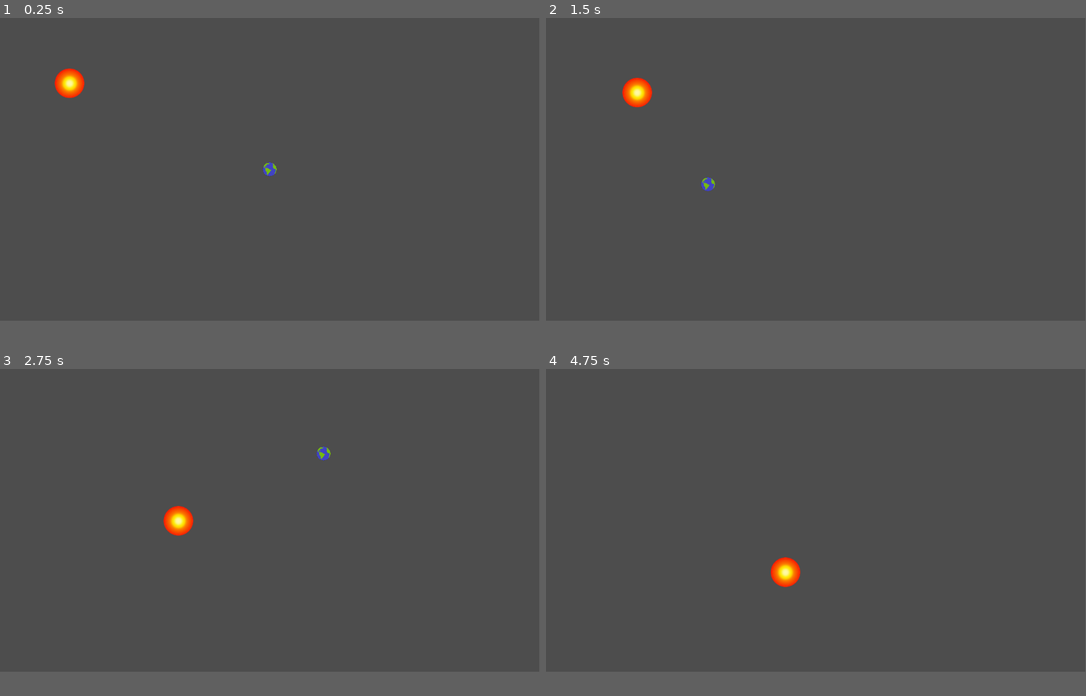
Above: before the commit, frames 1-4 (two rows, left to right).
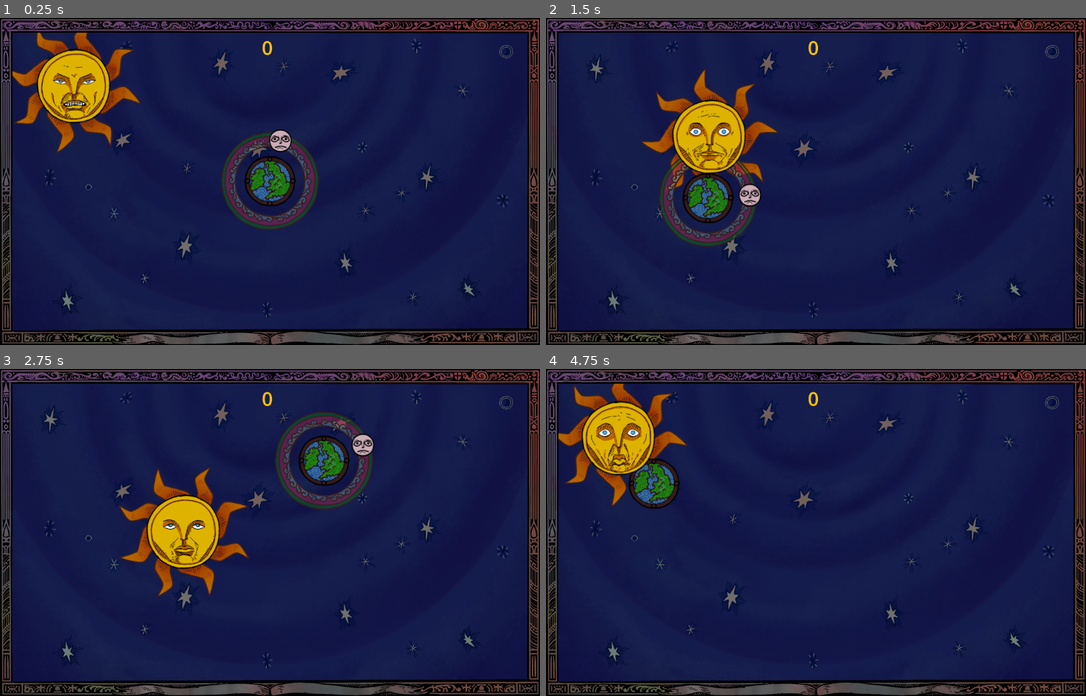
Above: after the commit, the same moments.

Repository: tfr8811/Geocentrism
Game: Godot game, scene res://Scenes/Level.tscn
The game is run twice, just before and just after one commit, with the same random seed, the same clock (stepped at 60 frames per second) and the same inputs. Before the commit the project has no main scene; this scene is started directly in both runs.
Inputs (mouse positions are in pixels of both pictures, inside the frame that each line leads up to):
- Up to frame 1 (0.25 s): no input
- Up to frame 2 (1.5 s): move the mouse to (934, 155) at 0.52 s; move the mouse to (708, 184) at 1.27 s
- Up to frame 3 (2.75 s): move the mouse to (324, 454) at 2.02 s
- Up to frame 4 (4.75 s): move the mouse to (789, 581) at 2.77 s; move the mouse to (978, 565) at 3.52 s; move the mouse to (654, 473) at 4.27 s
In our replay, the window is 799x449 before the commit and 800x485 after it. These sizes can differ from the game's own. Grey fills any space a smaller window leaves; there, only what the larger window draws over its background counts as a difference.

The runs differ from the first frame. In frame 1, 96% of the frame differs, in the area x 0-100%, y 0-100%; in frame 2, 96%; in frame 3, 96%; in frame 4, 96%.

Commit message:
Initial prototype

Diff:
--- /dev/null
+++ b/Assets/Materials/bouncy.tres
@@ -0,0 +1,5 @@
+[gd_resource type="PhysicsMaterial" format=3 uid="uid://4u3624px4dri"]
+
+[resource]
+friction = 0.5
+bounce = 0.5
--- a/Autoload/GlobalWorldState.gd
+++ b/Autoload/GlobalWorldState.gd
@@ -1,2 +1,3 @@
 extends Node
 var Player
+var Score = 0
--- /dev/null
+++ b/Scenes/BigBitch.tscn
@@ -0,0 +1,69 @@
+[gd_scene load_steps=12 format=3 uid="uid://bf2n33c8was3f"]
+
+[ext_resource type="PhysicsMaterial" uid="uid://4u3624px4dri" path="res://Assets/Materials/bouncy.tres" id="1_php2e"]
+[ext_resource type="Script" uid="uid://bn5i72m3dsptw" path="res://Scenes/big_bitch.gd" id="1_x7uky"]
+[ext_resource type="Texture2D" uid="uid://bb5ixmmfbrah3" path="res://Scenes/BigBitch1.png" id="2_php2e"]
+[ext_resource type="Texture2D" uid="uid://cvjr5yqygnw0h" path="res://Assets/Sprites/Gore/GORE 01.png" id="3_pwik0"]
+[ext_resource type="Texture2D" uid="uid://ds57inc7am6dx" path="res://Assets/Sprites/Gore/GORE 02.png" id="4_4oa6l"]
+[ext_resource type="Texture2D" uid="uid://cdybam1a6wkk4" path="res://Assets/Sprites/BigBitch2.png" id="4_cnx81"]
+[ext_resource type="Texture2D" uid="uid://dslx2w3m207dv" path="res://Assets/Sprites/BigBitch3.png" id="5_drwwu"]
+[ext_resource type="Texture2D" uid="uid://n6nknay7j502" path="res://Assets/Sprites/Gore/GORE 03.png" id="5_sjim2"]
+[ext_resource type="Texture2D" uid="uid://bby78b73xtvms" path="res://Assets/Sprites/Gore/GORE 04.png" id="6_a2kul"]
+
+[sub_resource type="CircleShape2D" id="CircleShape2D_mdav4"]
+radius = 68.593
+
+[sub_resource type="SpriteFrames" id="SpriteFrames_drwwu"]
+animations = [{
+"frames": [{
+"duration": 1.0,
+"texture": ExtResource("3_pwik0")
+}, {
+"duration": 1.0,
+"texture": ExtResource("4_4oa6l")
+}, {
+"duration": 1.0,
+"texture": ExtResource("5_sjim2")
+}, {
+"duration": 1.0,
+"texture": ExtResource("6_a2kul")
+}],
+"loop": false,
+"name": &"death",
+"speed": 5.0
+}, {
+"frames": [{
+"duration": 1.0,
+"texture": ExtResource("2_php2e")
+}],
+"loop": true,
+"name": &"default",
+"speed": 5.0
+}, {
+"frames": [{
+"duration": 1.0,
+"texture": ExtResource("4_cnx81")
+}, {
+"duration": 1.0,
+"texture": ExtResource("5_drwwu")
+}],
+"loop": false,
+"name": &"low_health",
+"speed": 2.0
+}]
+
+[node name="BigBitch" type="RigidBody2D" node_paths=PackedStringArray("sprite", "hitbox") groups=["Damageable", "Enemy"]]
+physics_material_override = ExtResource("1_php2e")
+gravity_scale = 0.0
+script = ExtResource("1_x7uky")
+sprite = NodePath("AnimatedSprite2D")
+hitbox = NodePath("CollisionShape2D")
+
+[node name="CollisionShape2D" type="CollisionShape2D" parent="."]
+shape = SubResource("CircleShape2D_mdav4")
+
+[node name="AnimatedSprite2D" type="AnimatedSprite2D" parent="."]
+scale = Vector2(0.5, 0.5)
+sprite_frames = SubResource("SpriteFrames_drwwu")
+
+[connection signal="animation_finished" from="AnimatedSprite2D" to="." method="_on_animated_sprite_2d_animation_finished"]
--- a/Scenes/Demon.tscn
+++ b/Scenes/Demon.tscn
@@ -1,14 +1,78 @@
-[gd_scene load_steps=3 format=3 uid="uid://drsohu3rcyap8"]
+[gd_scene load_steps=11 format=3 uid="uid://drsohu3rcyap8"]
 
-[ext_resource type="Texture2D" uid="uid://d8nyslqcursp" path="res://Assets/Sprites/SpaceDemon.png" id="1_3ii62"]
+[ext_resource type="Script" uid="uid://pnr1ox80xigy" path="res://Scenes/demon.gd" id="1_t86be"]
+[ext_resource type="Texture2D" uid="uid://423tgcvt3nth" path="res://Assets/Sprites/BasicBitchEye.png" id="2_h2p1x"]
+[ext_resource type="Texture2D" uid="uid://bd8gov2xsxmh7" path="res://Assets/Sprites/BasicBitchFlesh.png" id="3_lac7u"]
+[ext_resource type="Texture2D" uid="uid://cvjr5yqygnw0h" path="res://Assets/Sprites/Gore/GORE 01.png" id="3_qivsn"]
+[ext_resource type="Texture2D" uid="uid://ds57inc7am6dx" path="res://Assets/Sprites/Gore/GORE 02.png" id="4_18aqy"]
+[ext_resource type="Texture2D" uid="uid://n6nknay7j502" path="res://Assets/Sprites/Gore/GORE 03.png" id="5_bas0j"]
+[ext_resource type="Texture2D" uid="uid://bby78b73xtvms" path="res://Assets/Sprites/Gore/GORE 04.png" id="6_37nmy"]
 
 [sub_resource type="CircleShape2D" id="CircleShape2D_7s0rx"]
+radius = 31.0161
 
-[node name="Demon" type="CharacterBody2D"]
+[sub_resource type="SpriteFrames" id="SpriteFrames_h2p1x"]
+animations = [{
+"frames": [],
+"loop": false,
+"name": &"death",
+"speed": 5.0
+}, {
+"frames": [{
+"duration": 1.0,
+"texture": ExtResource("2_h2p1x")
+}],
+"loop": true,
+"name": &"default",
+"speed": 5.0
+}]
+
+[sub_resource type="SpriteFrames" id="SpriteFrames_lac7u"]
+animations = [{
+"frames": [{
+"duration": 1.0,
+"texture": ExtResource("3_qivsn")
+}, {
+"duration": 1.0,
+"texture": ExtResource("4_18aqy")
+}, {
+"duration": 1.0,
+"texture": ExtResource("5_bas0j")
+}, {
+"duration": 1.0,
+"texture": ExtResource("6_37nmy")
+}],
+"loop": false,
+"name": &"death",
+"speed": 5.0
+}, {
+"frames": [{
+"duration": 1.0,
+"texture": ExtResource("3_lac7u")
+}],
+"loop": true,
+"name": &"default",
+"speed": 5.0
+}]
+
+[node name="Demon" type="CharacterBody2D" node_paths=PackedStringArray("eyeSprite", "fleshSprite", "hitbox") groups=["Damageable", "Enemy"]]
+script = ExtResource("1_t86be")
+eyeSprite = NodePath("EyeAnim")
+fleshSprite = NodePath("FleshAnim")
+hitbox = NodePath("CollisionShape2D")
 
 [node name="CollisionShape2D" type="CollisionShape2D" parent="."]
 shape = SubResource("CircleShape2D_7s0rx")
 
-[node name="Sprite2D" type="Sprite2D" parent="."]
-scale = Vector2(0.15, 0.15)
-texture = ExtResource("1_3ii62")
+[node name="EyeAnim" type="AnimatedSprite2D" parent="."]
+scale = Vector2(0.5, 0.5)
+sprite_frames = SubResource("SpriteFrames_h2p1x")
+offset = Vector2(0, 1.75)
+
+[node name="FleshAnim" type="AnimatedSprite2D" parent="."]
+z_index = 1
+scale = Vector2(0.5, 0.5)
+sprite_frames = SubResource("SpriteFrames_lac7u")
+offset = Vector2(0, 1.75)
+
+[connection signal="animation_finished" from="FleshAnim" to="." method="_on_flesh_anim_animation_finished"]
--- a/Scenes/Level.tscn
+++ b/Scenes/Level.tscn
@@ -1,7 +1,12 @@
-[gd_scene load_steps=3 format=3 uid="uid://d27qbs5ly5mn7"]
+[gd_scene load_steps=8 format=3 uid="uid://d27qbs5ly5mn7"]
 
 [ext_resource type="PackedScene" uid="uid://b0q6s5vhq6tjc" path="res://Scenes/Player.tscn" id="1_vsvp5"]
 [ext_resource type="PackedScene" uid="uid://xgeq6ykqykqx" path="res://Scenes/Sun.tscn" id="2_vsvp5"]
+[ext_resource type="Script" uid="uid://be7b7xsjsbxrb" path="res://Scenes/demon_spawner.gd" id="3_8rbpu"]
+[ext_resource type="Script" uid="uid://c1upygcptgtxn" path="res://Scenes/label.gd" id="4_fuudy"]
+[ext_resource type="Texture2D" uid="uid://c4h5mpg2pnn8u" path="res://Assets/Sprites/Background/BG_01.png" id="5_tj5wv"]
+[ext_resource type="Texture2D" uid="uid://1ks74ibutuog" path="res://Assets/Sprites/Background/BG_02.png" id="6_ienac"]
+[ext_resource type="Texture2D" uid="uid://dtmf1l68xkce0" path="res://Assets/Sprites/Background/BG_03.png" id="7_ienac"]
 
 [node name="Node2D" type="Node2D"]
 
@@ -10,3 +15,32 @@
 
 [node name="Sun" parent="." instance=ExtResource("2_vsvp5")]
 position = Vector2(147, 139)
+
+[node name="DemonSpawner" type="Node2D" parent="."]
+script = ExtResource("3_8rbpu")
+
+[node name="Label" type="Label" parent="."]
+offset_left = 525.0
+offset_top = 34.0
+offset_right = 584.0
+offset_bottom = 89.0
+theme_override_colors/font_color = Color(1, 0.760784, 0, 1)
+theme_override_font_sizes/font_size = 40
+text = "0"
+horizontal_alignment = 1
+script = ExtResource("4_fuudy")
+
+[node name="BG_01" type="Sprite2D" parent="."]
+z_index = -5
+texture = ExtResource("5_tj5wv")
+centered = false
+
+[node name="BG_02" type="Sprite2D" parent="."]
+z_index = 5
+texture = ExtResource("6_ienac")
+centered = false
+
+[node name="BG_03" type="Sprite2D" parent="."]
+z_index = -5
+texture = ExtResource("7_ienac")
+centered = false
--- a/Scenes/Player.tscn
+++ b/Scenes/Player.tscn
@@ -1,16 +1,64 @@
-[gd_scene load_steps=4 format=3 uid="uid://b0q6s5vhq6tjc"]
+[gd_scene load_steps=12 format=3 uid="uid://b0q6s5vhq6tjc"]
 
-[ext_resource type="Texture2D" uid="uid://dp1oep2cy8rsm" path="res://Assets/Sprites/Earth.png" id="1_7xmb2"]
 [ext_resource type="Script" uid="uid://pavcdspmdfyx" path="res://Scenes/player.gd" id="1_kyqiw"]
+[ext_resource type="Texture2D" uid="uid://bgbvim6ek62p0" path="res://Assets/Sprites/EARTH/99 EARTH alone.png" id="2_dewec"]
+[ext_resource type="Texture2D" uid="uid://7oe70gfndn64" path="res://Assets/Sprites/EARTH/99 EARTH frame.png" id="3_5ixxa"]
+[ext_resource type="Texture2D" uid="uid://dv2vomrefbau8" path="res://Assets/Sprites/EARTH/temp_ring_color.png" id="4_bhhdu"]
+[ext_resource type="Texture2D" uid="uid://c4l6jil8wanni" path="res://Assets/Sprites/EARTH/temp_ring_lines.png" id="5_megsn"]
+[ext_resource type="Script" uid="uid://qy5t2hg5dfmb" path="res://Scenes/moon_rotation.gd" id="5_nn08x"]
+[ext_resource type="Texture2D" uid="uid://dc3usdwbqa7t0" path="res://Assets/Sprites/Moon/MOON 01.png" id="6_52ee3"]
+[ext_resource type="Script" uid="uid://nfqav08f0qy" path="res://Scenes/moon.gd" id="7_52ee3"]
 
 [sub_resource type="CircleShape2D" id="CircleShape2D_mtbt0"]
+radius = 41.0122
 
-[node name="Player" type="CharacterBody2D" groups=["Damageable"]]
+[sub_resource type="CircleShape2D" id="CircleShape2D_bhhdu"]
+radius = 101.0
+
+[sub_resource type="CircleShape2D" id="CircleShape2D_52ee3"]
+radius = 23.0868
+
+[node name="Player" type="Area2D" node_paths=PackedStringArray("moon", "rainbow")]
 script = ExtResource("1_kyqiw")
+moon = NodePath("Moonbow/Moons")
+rainbow = NodePath("Moonbow/Rainbow")
 
-[node name="CollisionShape2D" type="CollisionShape2D" parent="."]
+[node name="CollisionShape2D" type="CollisionShape2D" parent="." groups=["Damageable"]]
 shape = SubResource("CircleShape2D_mtbt0")
 
-[node name="Sprite2D" type="Sprite2D" parent="."]
-scale = Vector2(0.1, 0.1)
-texture = ExtResource("1_7xmb2")
+[node name="Earth" type="Sprite2D" parent="."]
+texture = ExtResource("2_dewec")
+
+[node name="Frame" type="Sprite2D" parent="."]
+z_index = 1
+texture = ExtResource("3_5ixxa")
+
+[node name="Moonbow" type="Area2D" parent="."]
+
+[node name="CollisionShape2D" type="CollisionShape2D" parent="Moonbow"]
+z_index = -1
+shape = SubResource("CircleShape2D_bhhdu")
+
+[node name="Rainbow" type="Sprite2D" parent="Moonbow"]
+z_index = -1
+texture = ExtResource("4_bhhdu")
+
+[node name="RainbowLines" type="Sprite2D" parent="Moonbow/Rainbow"]
+texture = ExtResource("5_megsn")
+
+[node name="Moons" type="Node2D" parent="Moonbow"]
+script = ExtResource("5_nn08x")
+
+[node name="Moon" type="Area2D" parent="Moonbow/Moons"]
+position = Vector2(0, -87)
+
+[node name="CollisionShape2D" type="CollisionShape2D" parent="Moonbow/Moons/Moon"]
+shape = SubResource("CircleShape2D_52ee3")
+
+[node name="MoonSprite1" type="Sprite2D" parent="Moonbow/Moons/Moon"]
+z_index = 3
+texture = ExtResource("6_52ee3")
+script = ExtResource("7_52ee3")
+
+[connection signal="body_entered" from="." to="." method="_on_body_entered"]
+[connection signal="body_entered" from="Moonbow/Moons/Moon" to="." method="_on_moon_body_entered"]
--- a/Scenes/Sun.tscn
+++ b/Scenes/Sun.tscn
@@ -1,16 +1,100 @@
-[gd_scene load_steps=4 format=3 uid="uid://xgeq6ykqykqx"]
+[gd_scene load_steps=13 format=3 uid="uid://xgeq6ykqykqx"]
 
 [ext_resource type="Script" uid="uid://do5lom4d7od4h" path="res://Scenes/sun.gd" id="1_66ien"]
-[ext_resource type="Texture2D" uid="uid://dftfolsd167t5" path="res://Assets/Sprites/Sun.png" id="2_637gt"]
+[ext_resource type="Texture2D" uid="uid://bo2wjot128jp7" path="res://Assets/Sprites/Sun/99 SUN FACE 01.png" id="2_637gt"]
+[ext_resource type="Texture2D" uid="uid://bfomvqo8oqmdc" path="res://Assets/Sprites/Sun/SunRay.png" id="3_b1xxy"]
+[ext_resource type="Texture2D" uid="uid://ld4jq7gw17jx" path="res://Assets/Sprites/Sun/99 SUN FACE 05.png" id="3_wrtid"]
+[ext_resource type="Texture2D" uid="uid://b2dw3ptlu3mai" path="res://Assets/Sprites/Sun/99 SUN FACE 03.png" id="4_woe0u"]
+[ext_resource type="Texture2D" uid="uid://b1gyccc5lmqnl" path="res://Assets/Sprites/Sun/99 SUN FACE 04.png" id="5_ek0g3"]
+[ext_resource type="Texture2D" uid="uid://br5jxywi0m84l" path="res://Assets/Sprites/Sun/99_SUN_FACE_06.png" id="5_wrtid"]
+[ext_resource type="Texture2D" uid="uid://l8al44fp1eod" path="res://Assets/Sprites/Sun/99_SUN_FACE_07.png" id="6_ek0g3"]
+[ext_resource type="Texture2D" uid="uid://clm4wpqkpaihp" path="res://Assets/Sprites/Sun/99 SUN FACE 02.png" id="6_yywut"]
 
 [sub_resource type="CircleShape2D" id="CircleShape2D_b1xxy"]
+radius = 75.06
 
-[node name="Sun" type="CharacterBody2D"]
+[sub_resource type="SpriteFrames" id="SpriteFrames_t7xyq"]
+animations = [{
+"frames": [{
+"duration": 1.0,
+"texture": ExtResource("5_wrtid")
+}],
+"loop": true,
+"name": &"celebration1",
+"speed": 5.0
+}, {
+"frames": [{
+"duration": 1.0,
+"texture": ExtResource("5_ek0g3")
+}],
+"loop": true,
+"name": &"celebration2",
+"speed": 5.0
+}, {
+"frames": [{
+"duration": 1.0,
+"texture": ExtResource("3_wrtid")
+}],
+"loop": true,
+"name": &"celebration3",
+"speed": 5.0
+}, {
+"frames": [{
+"duration": 1.0,
+"texture": ExtResource("2_637gt")
+}],
+"loop": true,
+"name": &"default",
+"speed": 5.0
+}, {
+"frames": [{
+"duration": 1.0,
+"texture": ExtResource("6_ek0g3")
+}],
+"loop": true,
+"name": &"grrr",
+"speed": 5.0
+}, {
+"frames": [{
+"duration": 1.0,
+"texture": ExtResource("4_woe0u")
+}],
+"loop": true,
+"name": &"oh_shit",
+"speed": 5.0
+}, {
+"frames": [{
+"duration": 1.0,
+"texture": ExtResource("6_yywut")
+}],
+"loop": true,
+"name": &"worried",
+"speed": 5.0
+}]
+
+[sub_resource type="CircleShape2D" id="CircleShape2D_wrtid"]
+radius = 175.011
+
+[node name="Sun" type="CharacterBody2D" node_paths=PackedStringArray("raySprite", "faceAnim") groups=["Sun"]]
 script = ExtResource("1_66ien")
+raySprite = NodePath("Ray/SunRay")
+faceAnim = NodePath("SunFace")
 
 [node name="CollisionShape2D" type="CollisionShape2D" parent="."]
 shape = SubResource("CircleShape2D_b1xxy")
 
-[node name="Sprite2D" type="Sprite2D" parent="."]
-scale = Vector2(0.2, 0.2)
-texture = ExtResource("2_637gt")
+[node name="SunFace" type="AnimatedSprite2D" parent="."]
+z_index = 1
+sprite_frames = SubResource("SpriteFrames_t7xyq")
+
+[node name="Ray" type="Area2D" parent="."]
+
+[node name="CollisionShape2D" type="CollisionShape2D" parent="Ray"]
+z_index = -2
+shape = SubResource("CircleShape2D_wrtid")
+
+[node name="SunRay" type="Sprite2D" parent="Ray"]
+z_index = -2
+texture = ExtResource("3_b1xxy")
+
+[connection signal="body_entered" from="Ray" to="." method="_on_ray_body_entered"]
--- /dev/null
+++ b/Scenes/big_bitch.gd
@@ -0,0 +1,40 @@
+extends RigidBody2D
+var speed = 100
+var health = 1
+var dead = false
+var invincibility = 0.0
+var launchTime = 0.0
+@export var sprite: AnimatedSprite2D
+@export var hitbox: CollisionShape2D
+func _process(delta: float) -> void:
+	if launchTime > 0.0: launchTime -= delta
+func _physics_process(delta: float) -> void:
+	# we want it to bounce a bit when damaged
+	if (is_instance_valid(GlobalWorldState.Player) && invincibility <= 0):
+		var player = GlobalWorldState.Player
+		var direction = player.global_position - global_position
+		direction = direction.normalized()
+		if launchTime <= 0: linear_velocity = lerp(linear_velocity, direction * speed, delta * 5.0)
+	# reduce invincibility, this prevents double hits
+	if invincibility > 0:
+		invincibility -= delta
+func take_damage():
+	if invincibility > 0 || dead:
+		return
+	elif health > 0:
+		health -= 1
+		invincibility = 1.0
+		sprite.play("low_health")
+	else:
+		dead = true
+		GlobalWorldState.Score += 1
+		sprite.modulate = Color(1, 0, 0)
+		sprite.play("death")
+		hitbox.disabled = true
+func launch(direction: Vector2):
+	linear_velocity = direction * speed * 5
+	launchTime = 0.25
+
+
+func _on_animated_sprite_2d_animation_finished() -> void:
+	if dead: queue_free()
--- /dev/null
+++ b/Scenes/demon.gd
@@ -0,0 +1,36 @@
+extends CharacterBody2D
+var speed = 200
+var dead = false
+var launchTime = 0.0
+@export var eyeSprite: AnimatedSprite2D
+@export var fleshSprite: AnimatedSprite2D
+@export var hitbox: CollisionShape2D
+func _process(delta: float) -> void:
+	if !dead: fleshSprite.rotate(-delta)
+	if launchTime > 0.0: launchTime -= delta
+func _physics_process(delta: float) -> void:
+	# death handler
+	if dead:
+		return
+	if (is_instance_valid(GlobalWorldState.Player)):
+		var player = GlobalWorldState.Player
+		var direction = player.global_position - global_position
+		direction = direction.normalized()
+		if launchTime <= 0: velocity = lerp(velocity, direction * speed, delta * 5.0)
+		move_and_slide()
+func take_damage():
+	if !dead:
+		dead = true
+		GlobalWorldState.Score += 1
+		fleshSprite.modulate = Color(1, 0, 0)
+		fleshSprite.play("death")
+		eyeSprite.queue_free()
+		hitbox.disabled = true
+
+func launch(direction: Vector2):
+	velocity = direction * speed * 5
+	launchTime = 0.25
+
+
+func _on_flesh_anim_animation_finished() -> void:
+	if dead: queue_free()
--- /dev/null
+++ b/Scenes/demon_spawner.gd
@@ -0,0 +1,25 @@
+extends Node2D
+var basic_bitch = load("res://Scenes/Demon.tscn")
+var big_bitch = load("res://Scenes/BigBitch.tscn")
+var distance = 500
+var counter = 3
+var limit = 3;
+var rng = RandomNumberGenerator.new()
+func _physics_process(delta: float) -> void:
+	var instance
+	if counter >= limit:
+		if (GlobalWorldState.Score >= 3 && rng.randf() > 0.8):
+			instance = big_bitch.instantiate()
+		else:
+			instance = basic_bitch.instantiate()
+		add_child(instance)
+		var spawnPos = Vector2.RIGHT
+		spawnPos = spawnPos.rotated(randf_range(0, TAU))
+		spawnPos *= 1000
+		spawnPos += get_viewport_rect().size/2
+		instance.position = spawnPos
+		counter = 0
+		limit -= delta
+	if limit < 0.01:
+		limit = 0.01
+	counter += delta
--- /dev/null
+++ b/Scenes/label.gd
@@ -0,0 +1,3 @@
+extends Label
+func _physics_process(delta: float) -> void:
+	self.text = str(GlobalWorldState.Score)
--- /dev/null
+++ b/Scenes/moon.gd
@@ -0,0 +1,3 @@
+extends Sprite2D
+func _process(delta: float) -> void:
+	self.global_rotation = 0
--- /dev/null
+++ b/Scenes/moon_rotation.gd
@@ -0,0 +1,3 @@
+extends Node2D
+func _physics_process(delta: float) -> void:
+	self.rotate(delta)
--- a/Scenes/player.gd
+++ b/Scenes/player.gd
@@ -1,5 +1,7 @@
-extends CharacterBody2D
+extends Area2D
 var dead = false
+@export var moon: Node2D
+@export var rainbow: Sprite2D
 func _ready() -> void:
 	GlobalWorldState.Player = self
 func _physics_process(delta: float) -> void:
@@ -16,4 +18,19 @@
 		position.y = 0
 func take_damage():
 	dead = true
-	self.queue_free()
+	GlobalWorldState.Score = 0
+	get_tree().call_deferred("reload_current_scene")
+
+func _on_body_entered(body: Node2D) -> void:
+	take_damage()
+
+
+func _on_moon_body_entered(body: Node2D) -> void:
+	if body.is_in_group("Enemy"):
+		var direction = body.global_position - self.global_position
+		direction = direction.normalized()
+		body.launch(direction)
+	if body.is_in_group("Sun"):
+		moon.queue_free()
+		rainbow.hide()
+		body.oh_shit()
--- a/Scenes/sun.gd
+++ b/Scenes/sun.gd
@@ -1,21 +1,79 @@
 extends CharacterBody2D
-var mass = 20
+var mass = 40
+@export var raySprite: Sprite2D
+@export var faceAnim: AnimatedSprite2D
+var faceFreeze = 0.0
+var rng = RandomNumberGenerator.new()
+func _process(delta: float) -> void:
+	raySprite.rotate(delta)
+	if (faceFreeze > 0):
+		faceFreeze -= delta
 func _physics_process(delta: float) -> void:
 	if (is_instance_valid(GlobalWorldState.Player)):
 		var player = GlobalWorldState.Player
 		var force = player.global_position - global_position
 		var distance = force.length()
-		# assuming G = 10000 and the masses are equal
-		var strength = 10000*mass*mass / (distance * distance);
+		print_debug(distance)
+		if distance > 600:
+			distance = 800
+			if faceFreeze <= 0:
+				faceAnim.set_animation("worried")
+		elif distance < 200:
+			distance = 200
+			if faceFreeze <= 0:
+				faceAnim.set_animation("worried")
+		else:
+			if faceFreeze <= 0:
+				faceAnim.set_animation("default")
+		# assuming G = 20000 and the masses are equal
+		var strength = 20000*mass*mass / (distance * distance);
 		force = force.normalized()
 		force *= strength
 		apply_force(force)
-		var collision = move_and_collide(velocity * delta)
-		if collision:
+		move_and_slide()
+		for i in get_slide_collision_count():
+			var collision = get_slide_collision(i)
 			var object = collision.get_collider()
 			if object.is_in_group("Damageable"):
 				object.take_damage()
+				# this one takes priority
+				if  !faceAnim.get_animation() == "oh_shit" \
+					&& !faceAnim.get_animation() == "celebration1" \
+					&& !faceAnim.get_animation() == "celebration2" \
+					&& !faceAnim.get_animation() == "celebration3":
+					var randomValue = rng.randf()
+					if (randomValue < 0.33):
+						faceAnim.set_animation("celebration1")
+					elif (randomValue > 0.67):
+						faceAnim.set_animation("celebration2")
+					else:
+						faceAnim.set_animation("celebration3")
+					faceFreeze = 1.0
+		check_edges()
 func apply_force(force: Vector2) -> void:
 	# acceleration = force / mass
 	# add acceleration to velocity
 	velocity += force/mass
+func check_edges():
+	if (position.x > get_viewport_rect().size.x):
+		position.x = get_viewport_rect().size.x
+		velocity.x *= 0
+	elif (position.x < 0):
+		position.x = 0
+		velocity.x *= 0
+	if (position.y > get_viewport_rect().size.y):
+		position.y = get_viewport_rect().size.y
+		velocity.y *= 0
+	elif (position.y < 0):
+		position.y = 0
+		velocity.y *= 0
+
+
+func _on_ray_body_entered(body: Node2D) -> void:
+	if body.is_in_group("Enemy") && faceFreeze <= 0:
+		faceAnim.set_animation("grrr")
+		faceFreeze = 1.0
+
+func oh_shit():
+	faceAnim.set_animation("oh_shit")
+	faceFreeze = 1.0
--- a/project.godot
+++ b/project.godot
@@ -11,6 +11,7 @@
 [application]
 
 config/name="6R4V17Y"
+run/main_scene="uid://d27qbs5ly5mn7"
 config/features=PackedStringArray("4.4", "GL Compatibility")
 config/icon="res://icon.svg"
 
@@ -18,9 +19,20 @@
 
 GlobalWorldState="*res://Autoload/GlobalWorldState.gd"
 
+[display]
+
+window/size/viewport_width=1120
+window/size/viewport_height=680
+window/stretch/mode="viewport"
+
 [dotnet]
 
 project/assembly_name="6R4V17Y"
+
+[global_group]
+
+Damageable=""
+Enemy=""
 
 [rendering]
 
Binary file added: Assets/Sprites/01_demons_roughs.png
Not shown, added: Assets/Sprites/01_demons_roughs.png.import
Binary file added: Assets/Sprites/02_demons_roughs.png
Not shown, added: Assets/Sprites/02_demons_roughs.png.import
Binary file added: Assets/Sprites/Background/BG_01.png
Not shown, added: Assets/Sprites/Background/BG_01.png.import
Binary file added: Assets/Sprites/Background/BG_02.png
Not shown, added: Assets/Sprites/Background/BG_02.png.import
Binary file added: Assets/Sprites/Background/BG_03.png
Not shown, added: Assets/Sprites/Background/BG_03.png.import
Binary file added: Assets/Sprites/BasicBitchEye.png
Not shown, added: Assets/Sprites/BasicBitchEye.png.import
(and 70 more such lines)
